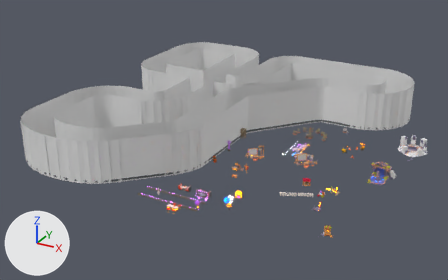
The glTF model static/areas/areas.glb as it was, and as the next commit left it.
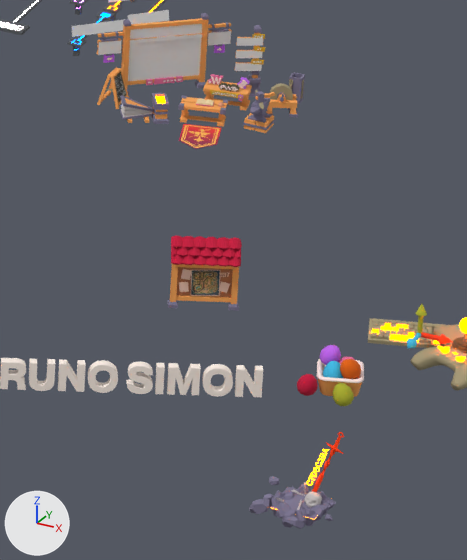
The first picture shows the older version from a 50 mm lens placed at (127.0, -255.0, 125.0), pointed at (-11.0, -4.0, -1.0). The close-ups show the older and then the newer version on the part from 63% to 75% of the width and 54% to 77% of the height of that picture. Only the edits that show in the close-ups are written down. Every picture has the same lights, and +X, +Y and +Z are marked at lower left. Where no turn or scale is listed for an object, it has been applied to the vertices. Vertices at exactly the same position are counted once.

The scene before the commit, as lines of its bpy script (objects in view):
```python
ob_basketphysicaldynamic = bpy.data.objects.new('basketPhysicalDynamic', me_cylinder_032)
ob_basketphysicaldynamic.parent = ob_easter
ob_basketphysicaldynamic.location = (-0.213, 0.151, -0.00577)
ob_basketphysicaldynamic.rotation_euler = (0.0, 0.0, 0.349)  # degrees (0, 0, 20)
ob_eggphysicaldynamic = bpy.data.objects.new('eggPhysicalDynamic', me_sphere)
ob_eggphysicaldynamic.parent = ob_easter
ob_eggphysicaldynamic.location = (-0.402, -0.292, 0.0608)
ob_eggphysicaldynamic.rotation_euler = (0.0, 0.0, 0.349)  # degrees (0, 0, 20)
ob_eggphysicaldynamic.scale = (0.503, 0.503, 0.503)
ob_eggphysicaldynamic_001 = bpy.data.objects.new('eggPhysicalDynamic.001', me_sphere_002)
ob_eggphysicaldynamic_001.parent = ob_easter
ob_eggphysicaldynamic_001.location = (-0.0919, 0.574, 0.0608)
ob_eggphysicaldynamic_001.rotation_euler = (0.426, 0.3, 0.611)  # degrees (24, 17, 35)
ob_eggphysicaldynamic_001.scale = (0.503, 0.503, 0.503)
ob_eggphysicaldynamic_002 = bpy.data.objects.new('eggPhysicalDynamic.002', me_sphere_004)
ob_eggphysicaldynamic_002.parent = ob_easter
ob_eggphysicaldynamic_002.location = (-0.863, 0.414, 0.552)
ob_eggphysicaldynamic_002.rotation_euler = (0.426, 0.3, 0.611)  # degrees (24, 17, 35)
ob_eggphysicaldynamic_002.scale = (0.503, 0.503, 0.503)
ob_eggphysicaldynamic_003 = bpy.data.objects.new('eggPhysicalDynamic.003', me_sphere_006)
ob_eggphysicaldynamic_003.parent = ob_easter
ob_eggphysicaldynamic_003.location = (0.384, -0.148, 0.402)
ob_eggphysicaldynamic_003.rotation_euler = (0.084, -0.574, 0.968)  # degrees (4.8, -33, 55)
ob_eggphysicaldynamic_003.scale = (0.503, 0.503, 0.503)
ob_eggphysicaldynamic_004 = bpy.data.objects.new('eggPhysicalDynamic.004', me_sphere_008)
ob_eggphysicaldynamic_004.parent = ob_easter
ob_eggphysicaldynamic_004.location = (0.477, -1.226, -0.46)
ob_eggphysicaldynamic_004.rotation_euler = (-0.446, -0.175, 0.859)  # degrees (-26, -10, 49)
ob_eggphysicaldynamic_004.scale = (0.503, 0.503, 0.503)
ob_eggphysicaldynamic_005 = bpy.data.objects.new('eggPhysicalDynamic.005', me_sphere_011)
ob_eggphysicaldynamic_005.parent = ob_easter
ob_eggphysicaldynamic_005.location = (-1.346, -1.204, -0.389)
ob_eggphysicaldynamic_005.rotation_euler = (0.341, 0.0135, 0.819)  # degrees (20, 0.8, 47)
ob_eggphysicaldynamic_005.scale = (0.503, 0.503, 0.503)
ob_refbonfireburn_001 = bpy.data.objects.new('refBonfireBurn.001', me_plane_003)
ob_refbonfireburn_001.location = (55.6, -47.34, -0.03)
ob_reflettersphysicaldynamic_010 = bpy.data.objects.new('refLettersPhysicalDynamic.010', me_text_002)
ob_reflettersphysicaldynamic_010.parent = ob_landing
ob_reflettersphysicaldynamic_010.location = (0.448, -0.447, -2.528)
ob_reflettersphysicaldynamic_010.rotation_euler = (0.0, 0.0, 0.436)  # degrees (0, 0, 25)
# also in view: 'Plane.049' at (26.0, 2.0, 0.0); 'Cube.065' at (35.0, -9.0, 2.0); 'refLettersPhysicalDynamic.011' at (48.0, -40.0, 1.0); 'careerText' at (28.0, -6.0, 1.0); 'physicalFixed.003' at (45.0, -32.0, 1.0)
```
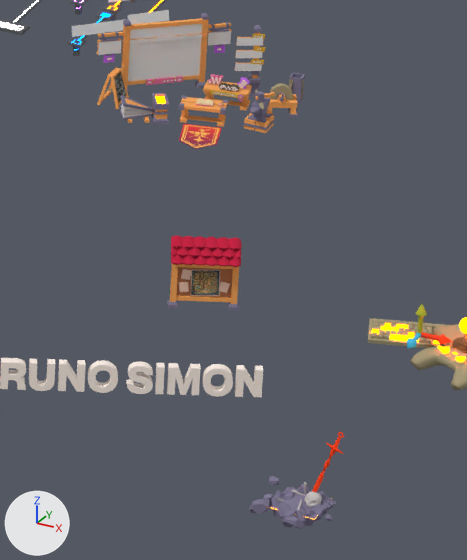
The change, as a list of edits to the scene's bpy script:
```text
Change me_plane_003:
    remove me_plane_003.from_pydata(...)  # 241 vertices, 258 faces; spans x -1.1..1.07, y -1.1..1.06, z 0.0..2.85
    add me_plane_003.from_pydata(...)  # 49 vertices, 72 faces; spans x -1.1..1.07, y -1.1..1.06, z 0.0..0.4
    me_plane_003 part 1: 8 loose pieces with 192 vertices, spanning x 0.13..0.99, y 0.12..0.47, z 0.91..2.85, are deleted
Remove ob_basketphysicaldynamic:
    ob_basketphysicaldynamic = bpy.data.objects.new('basketPhysicalDynamic', me_cylinder_032)
Change ob_cuboid_089:
    remove ob_cuboid_089.parent = ob_basketphysicaldynamic
Change ob_cuboid_090:
    remove ob_cuboid_090.parent = ob_basketphysicaldynamic
Change ob_cuboid_091:
    remove ob_cuboid_091.parent = ob_basketphysicaldynamic
Change ob_cuboid_232:
    remove ob_cuboid_232.parent = ob_basketphysicaldynamic
Change ob_cuboid_233:
    remove ob_cuboid_233.parent = ob_basketphysicaldynamic
Remove ob_eggphysicaldynamic:
    ob_eggphysicaldynamic = bpy.data.objects.new('eggPhysicalDynamic', me_sphere)
Change ob_ball_002:
    remove ob_ball_002.parent = ob_eggphysicaldynamic
Remove ob_eggphysicaldynamic_001:
    ob_eggphysicaldynamic_001 = bpy.data.objects.new('eggPhysicalDynamic.001', me_sphere_002)
Change ob_ball_003:
    remove ob_ball_003.parent = ob_eggphysicaldynamic_001
Remove ob_eggphysicaldynamic_002:
    ob_eggphysicaldynamic_002 = bpy.data.objects.new('eggPhysicalDynamic.002', me_sphere_004)
Change ob_ball_004:
    remove ob_ball_004.parent = ob_eggphysicaldynamic_002
Remove ob_eggphysicaldynamic_003:
    ob_eggphysicaldynamic_003 = bpy.data.objects.new('eggPhysicalDynamic.003', me_sphere_006)
Change ob_ball_005:
    remove ob_ball_005.parent = ob_eggphysicaldynamic_003
Remove ob_eggphysicaldynamic_004:
    ob_eggphysicaldynamic_004 = bpy.data.objects.new('eggPhysicalDynamic.004', me_sphere_008)
Change ob_ball_006:
    remove ob_ball_006.parent = ob_eggphysicaldynamic_004
Remove ob_eggphysicaldynamic_005:
    ob_eggphysicaldynamic_005 = bpy.data.objects.new('eggPhysicalDynamic.005', me_sphere_011)
Change ob_ball_007:
    remove ob_ball_007.parent = ob_eggphysicaldynamic_005
```

Boxes [x1, y1, x2, y2] around the edits, measured in the close-ups (467 x 560 px):
'basketPhysicalDynamic', deleted
    before: [317, 359, 364, 397]
'eggPhysicalDynamic.004', deleted
    before: [333, 383, 354, 406]
'eggPhysicalDynamic.005', deleted
    before: [297, 374, 318, 396]
'eggPhysicalDynamic.003', deleted
    before: [340, 359, 361, 379]
'eggPhysicalDynamic.002', deleted
    before: [320, 345, 341, 365]
'eggPhysicalDynamic', deleted
    before: [323, 361, 343, 378]
'refBonfireBurn.001', reshaped (not visible afterwards)
    before: [272, 449, 329, 519]
'eggPhysicalDynamic.001', deleted
    before: [339, 357, 355, 365]
part 1 of me_plane_003, deleted
    before: [307, 449, 329, 486]
